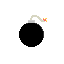
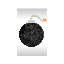
Layers edited between the first and the second 64 x 64 image:
added layer "Layer 8" (20%) above "Layer 7" over [left=17, top=9, right=47, bottom=56]
added layer "Layer 7" above "Layer 6" over [left=17, top=8, right=47, bottom=56]
showed "Layer 4" over [left=17, top=8, right=47, bottom=56]
